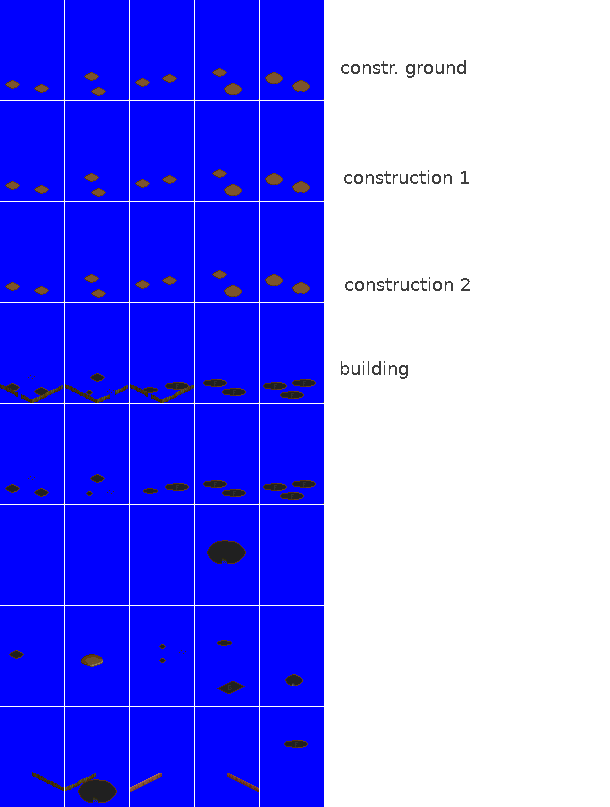
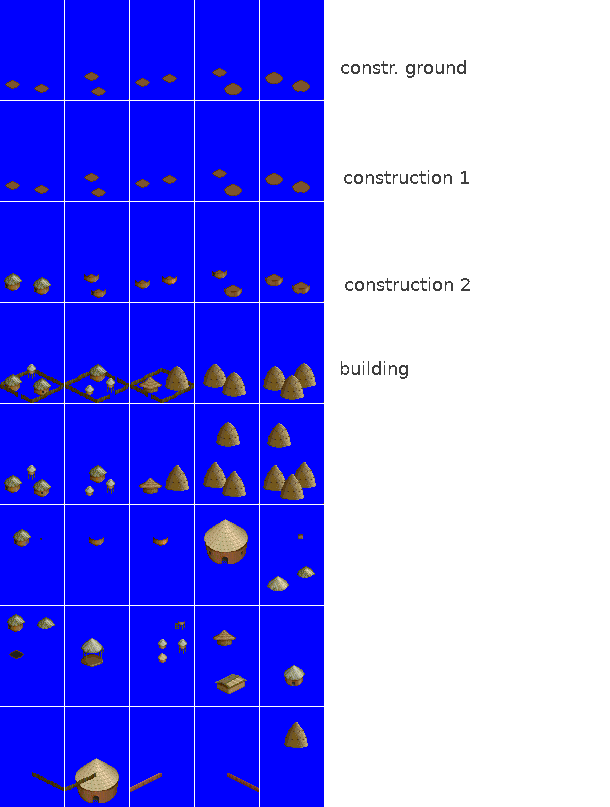
Layer changes from the first w=610, h=807 image to the second:
showed "window" over [40,391,243,555]
showed "roof", painted on it over [4,364,315,791]
showed "building", painted on it over [4,270,324,803]
showed "fenceback" over [1,368,259,792]
painted on "ground" over [170,378,307,403]
